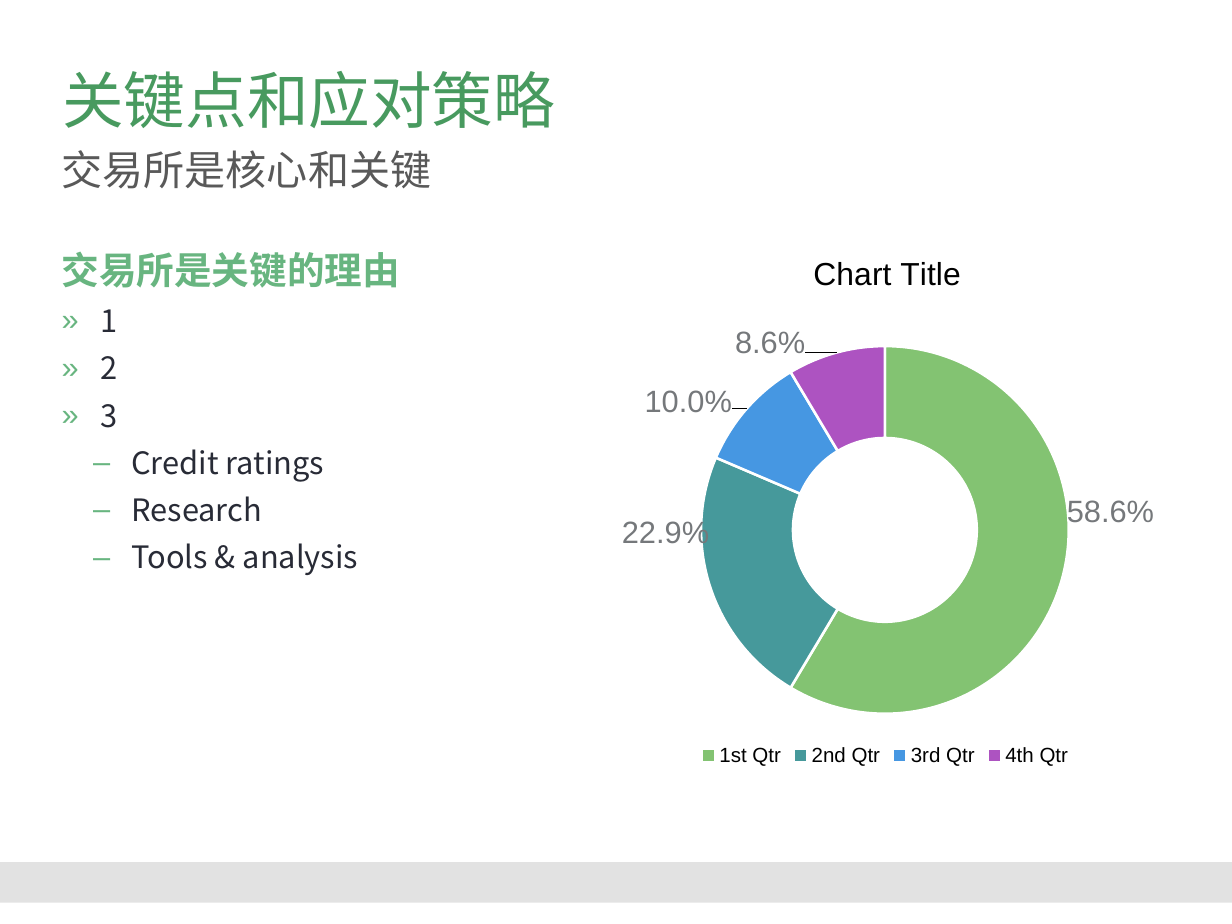
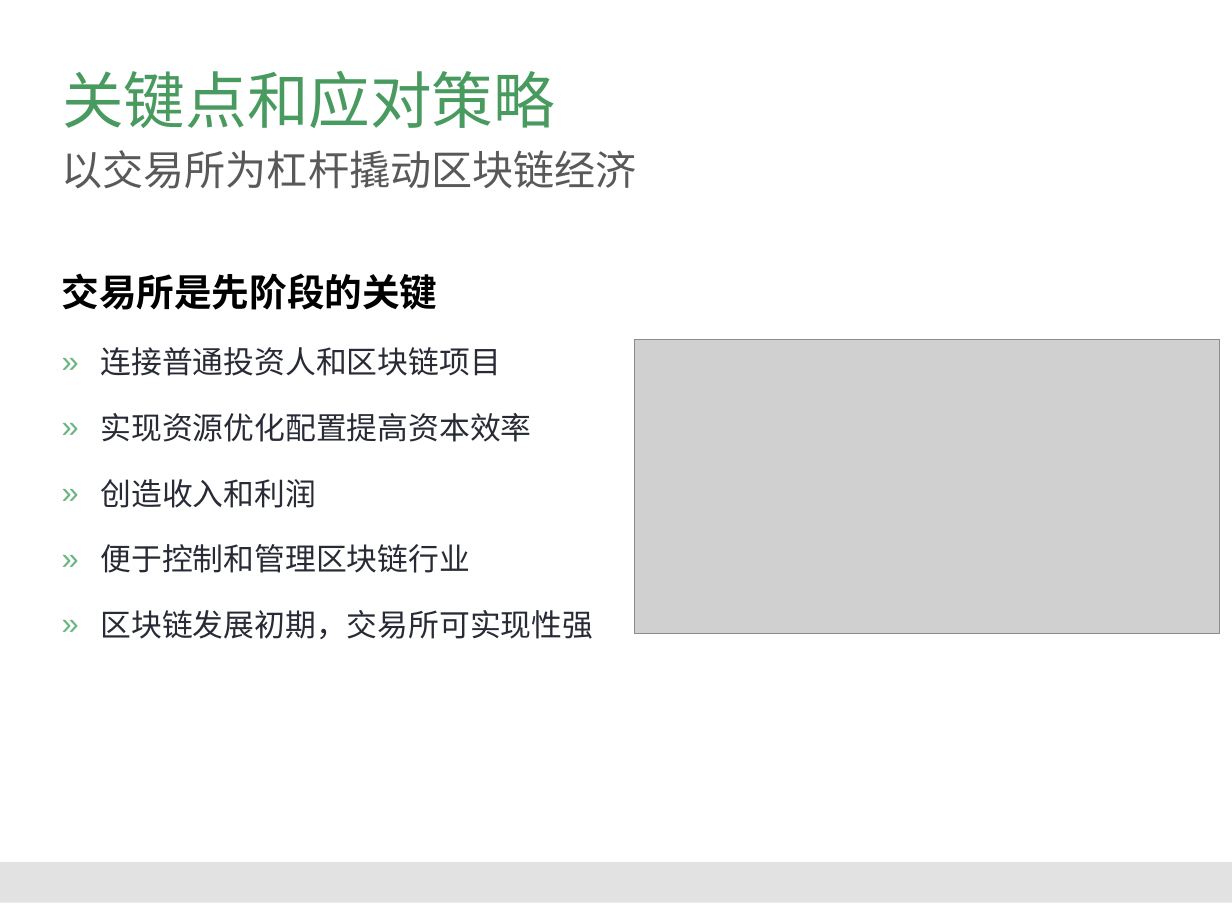
Before and after one commit to Catfeeds/DOC, a slide deck: slide 25 of A阿曼/proposal for Oman.pptx (slide 26 before the commit). Drawn at 1232x924 pixels with LibreOffice and Linux fonts; fonts in the diff are those of the drawing; grey boxes stand for pictures; background and template pictures are left out. Boxes give left, top, right and bottom in pixels: in the first picture for what was removed or moved away, otherwise in the second. Text is boxed around its words. In the diff, an @@ line names an element or a change of style, - is before the commit and + after.

```diff
--- a/A阿曼/proposal for Oman.pptx
+++ b/A阿曼/proposal for Oman.pptx
@@ text at (x1=62, y1=150, x2=637, y2=189): text changed @@
-交易所是核心和关键
+以交易所为杠杆撬动区块链经济
@@ doughnut chart removed at (x1=579, y1=246, x2=1191, y2=771) @@
-title "Chart Title"
-categories: 1st Qtr, 2nd Qtr, 3rd Qtr, 4th Qtr
-Series 1: 58.6, 22.9, 10, 8.6
@@ text at (x1=62, y1=273, x2=594, y2=639): text changed @@
-交易所是关键的理由
-  » 1
-  » 2
-  » 3
-    – Credit ratings
-    – Research
-    – Tools & analysis
+交易所是先阶段的关键
+  » 连接普通投资人和区块链项目
+  » 实现资源优化配置提高资本效率
+  » 创造收入和利润
+  » 便于控制和管理区块链行业
+  » 区块链发展初期，交易所可实现性强
@@ picture added at (x1=634, y1=340, x2=1220, y2=634) @@
```
Also in this commit, not shown: 7 other slides changed, 11 slides added, 6 slides removed.
